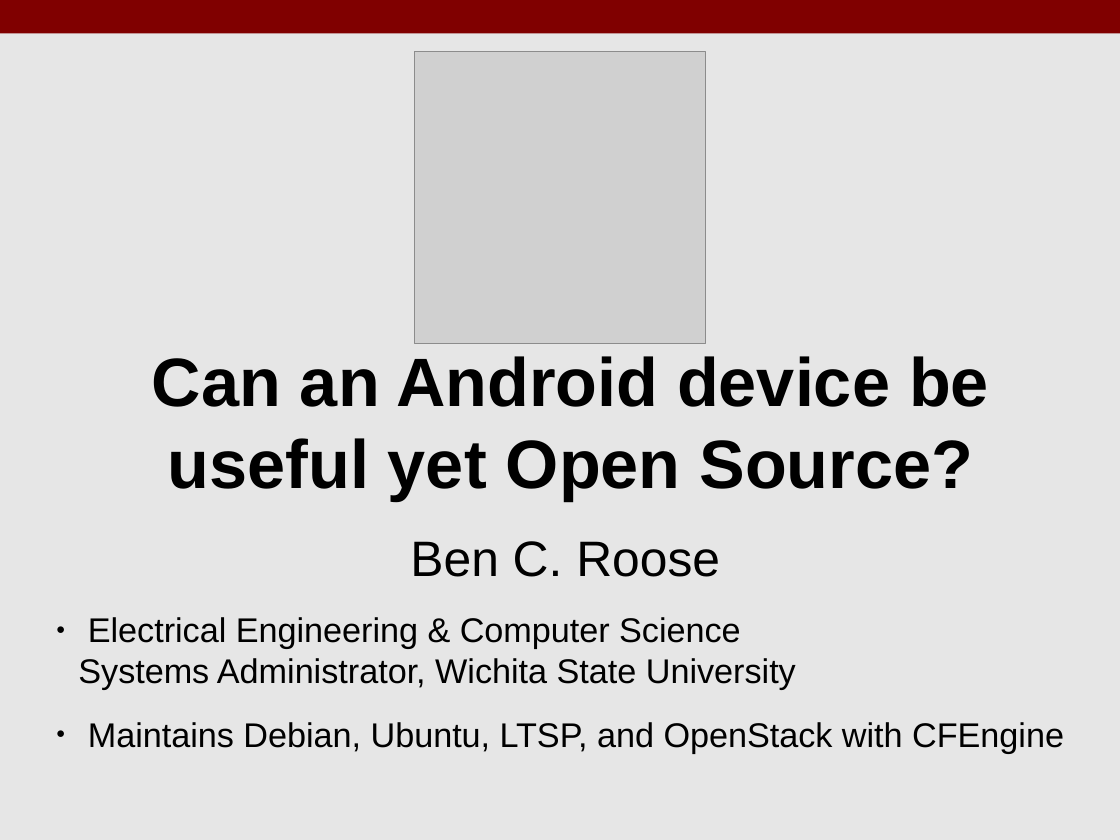
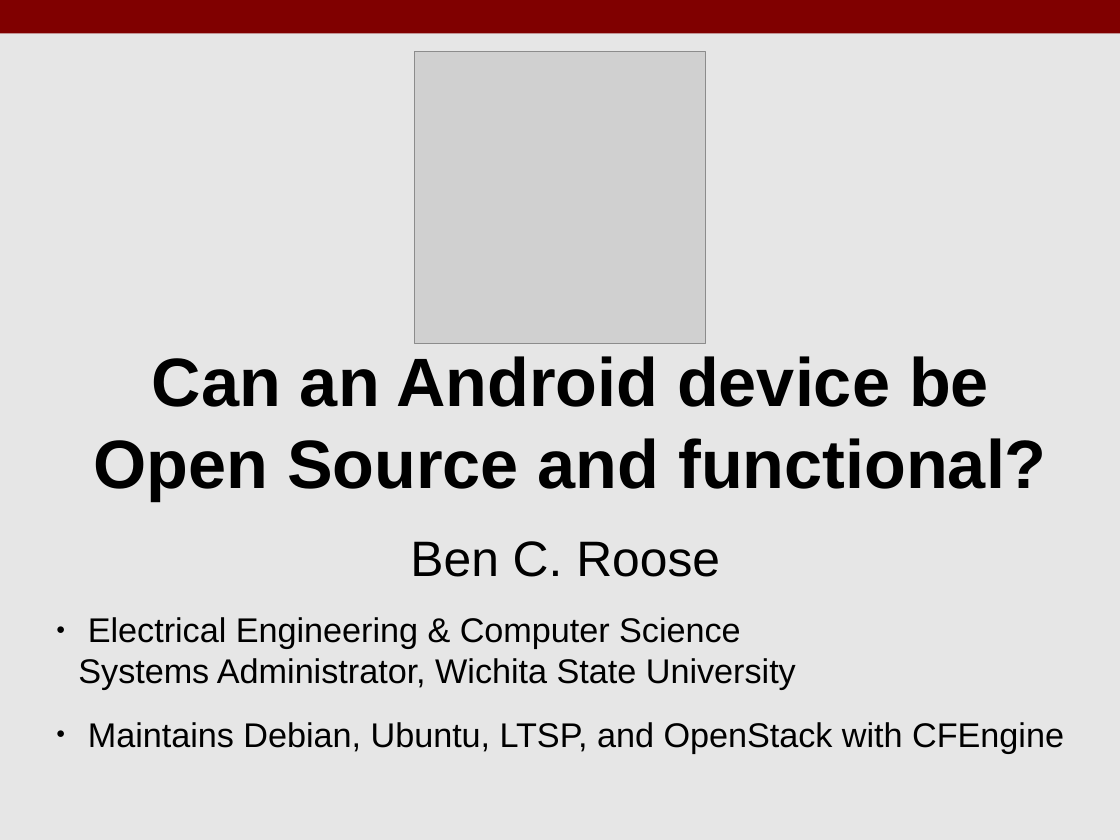
Before and after one commit to benroose/presentations, a slide deck: slide 1 of open_source_android/KLF17_Open_Source_Android.odp. Drawn at 1120x840 pixels with LibreOffice and Linux fonts; fonts in the diff are those of the drawing; grey boxes stand for pictures. Boxes give left, top, right and bottom in pixels: in the first picture for what was removed or moved away, otherwise in the second. Text is boxed around its words. In the diff, an @@ line names an element or a change of style, - is before the commit and + after.

```diff
--- a/open_source_android/KLF17_Open_Source_Android.odp
+++ b/open_source_android/KLF17_Open_Source_Android.odp
@@ title at <box>93,356,1046,501</box>: text changed @@
-Can an Android device be useful yet Open Source?
+Can an Android device be Open Source and functional?
```
Also in this commit, not shown: 2 other files.
